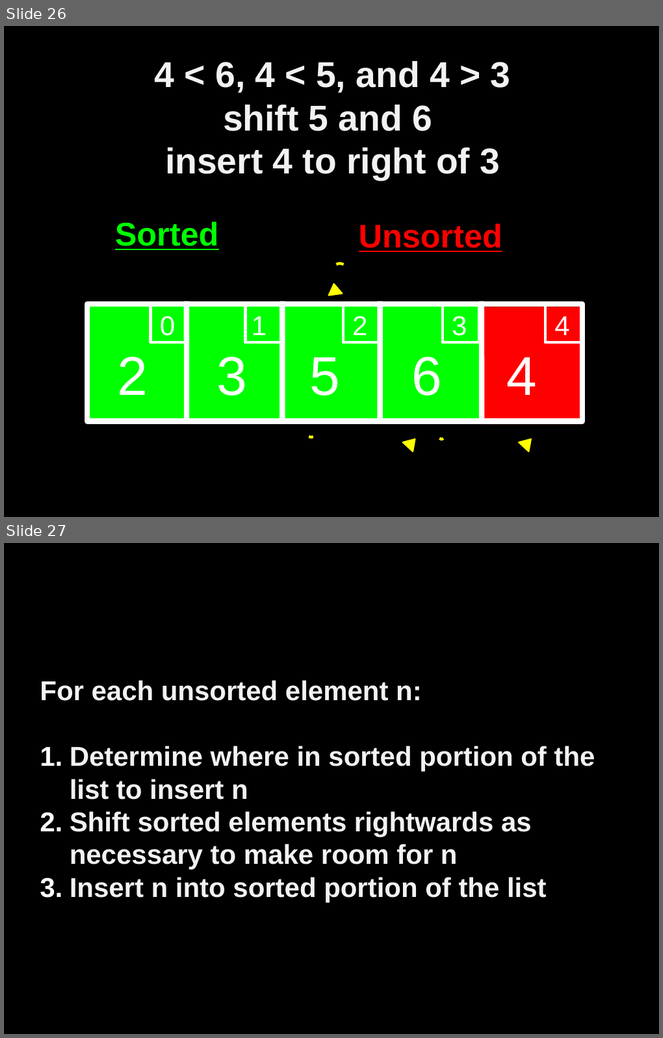
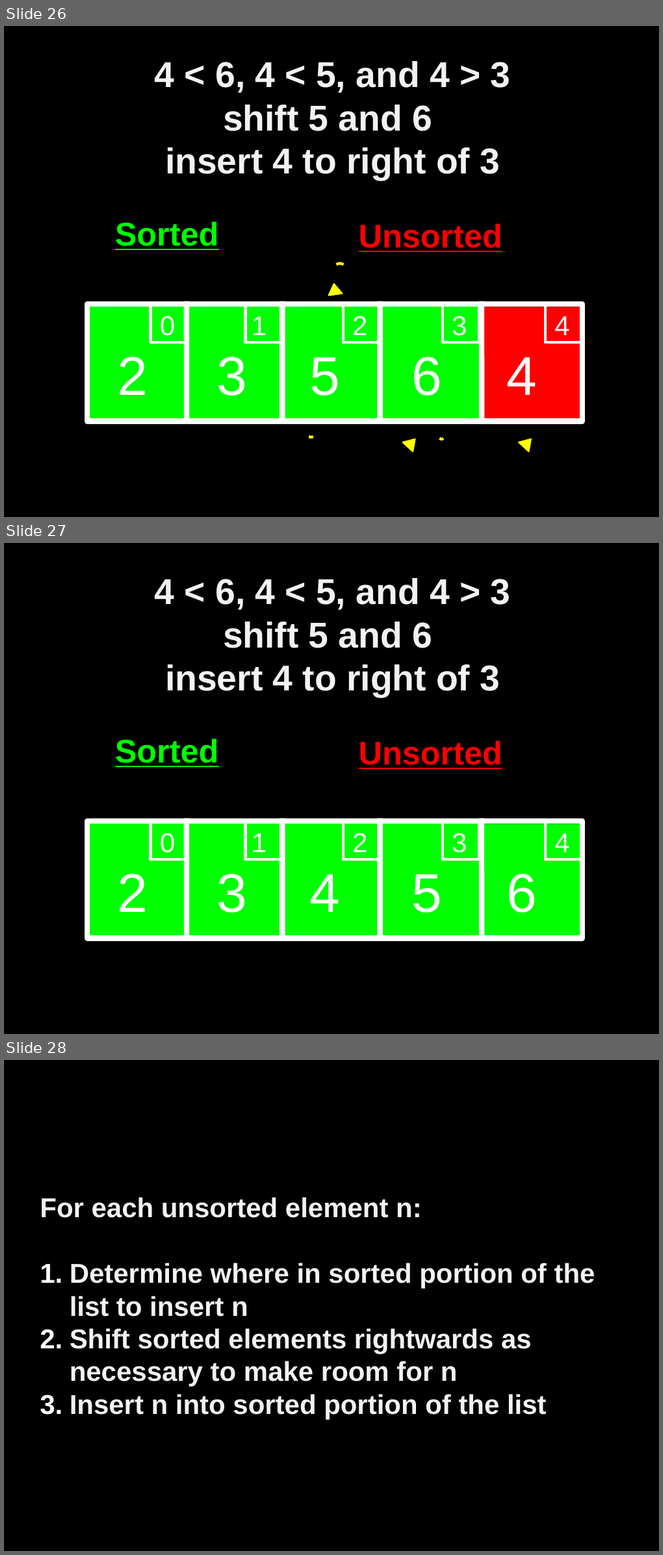
Before and after one commit to bagustris/prokom-tf, a slide deck: prokom6.odp. Shown one above the other, each under a label of ours: slides 26 and 27 before the commit, slides 26, 27 and 28 after it. The pictures are 663x1038 and 663x1555 pixels, drawn with LibreOffice and Linux fonts; fonts in the diff are those of the drawing. Boxes give left, top, right and bottom in pixels: in the first picture for what was removed or moved away, otherwise in the second. Text is boxed around its words. In the diff, an @@ line names an element or a change of style, - is before the commit and + after.

```diff
--- a/prokom6.odp
+++ b/prokom6.odp
@@ slide 27 added at (4, 543, 659, 1034), background #000000 @@
@@ text added at (155, 578, 511, 697), 39.5 pt, text #F2F2F2, bold @@
+4 < 6, 4 < 5, and 4 > 3
+shift 5 and 6
+insert 4 to right of 3
@@ text added at (115, 739, 218, 767), 36 pt, text #00FF00, bold, underline @@
+Sorted
@@ text added at (359, 741, 503, 769), 36 pt, text #FF0000, bold, underline @@
+Unsorted
@@ rectangle added at (87, 821, 582, 939), outline #FFFFFF 6.01 pt @@
@@ rectangle added at (88, 820, 482, 939), fill #00FF00 @@
@@ rectangle added at (151, 821, 187, 860), outline #FFFFFF 3 pt @@
@@ text added at (160, 833, 175, 853), 30 pt, text #FFFFFF @@
+0
@@ line added from (187, 818) to (187, 938), #FFFFFF 6.01 pt @@
@@ rectangle added at (246, 821, 282, 860), outline #FFFFFF 3 pt @@
@@ text added at (252, 834, 267, 852), 30 pt, text #FFFFFF @@
+1
@@ line added from (282, 818) to (282, 938), #FFFFFF 6.01 pt @@
@@ rectangle added at (343, 821, 380, 860), outline #FFFFFF 3 pt @@
@@ text added at (352, 833, 367, 852), 30 pt, text #FFFFFF @@
+2
@@ line added from (380, 818) to (380, 938), #FFFFFF 6.01 pt @@
@@ rectangle added at (442, 821, 479, 860), outline #FFFFFF 3 pt @@
@@ text added at (452, 833, 467, 853), 30 pt, text #FFFFFF @@
+3
@@ rectangle added at (482, 824, 582, 941), fill #00FF00 @@
@@ line added from (482, 818) to (482, 938), #FFFFFF 6.01 pt @@
@@ rectangle added at (545, 821, 582, 860), outline #FFFFFF 3 pt @@
@@ text added at (555, 834, 570, 852), 30 pt, text #FFFFFF @@
+4
@@ text added at (117, 874, 148, 912), 60 pt, text #FFFFFF @@
+2
@@ text added at (217, 874, 247, 913), 60 pt, text #FFFFFF @@
+3
@@ text added at (507, 874, 538, 913), 60 pt, text #FFFFFF @@
+6
@@ text added at (310, 875, 341, 912), 60 pt, text #FFFFFF @@
+4
@@ text added at (412, 875, 443, 913), 60 pt, text #FFFFFF @@
+5
@@ what was slide 27 is now slide 28 @@
```
Also in this commit, not shown: 2 other files.
